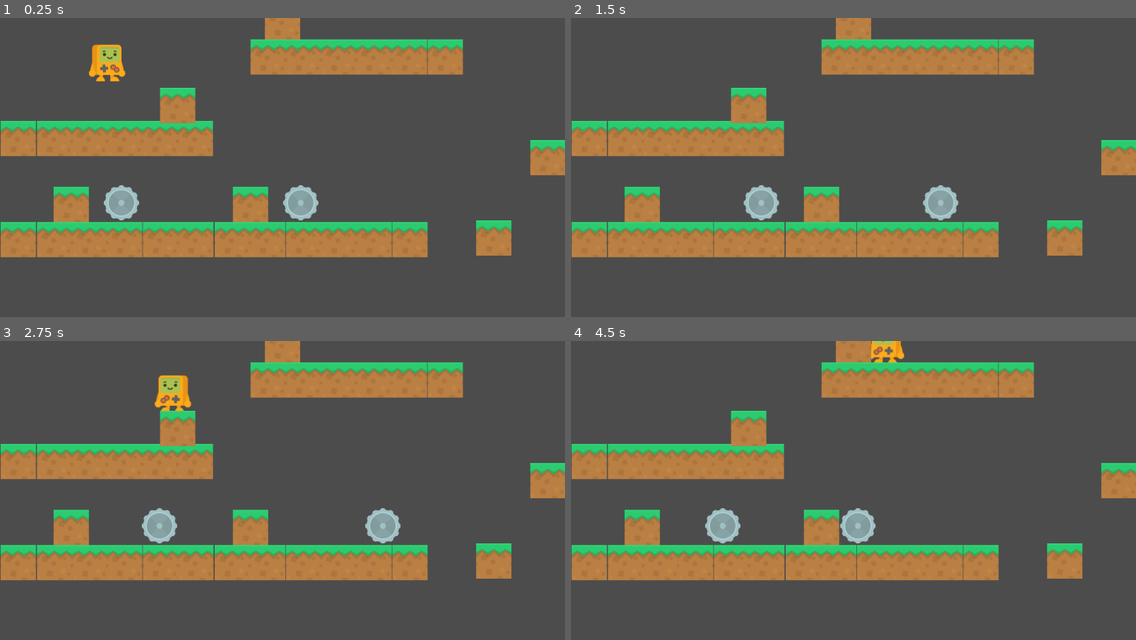
Above: before the commit, frames 1-4 (two rows, left to right).
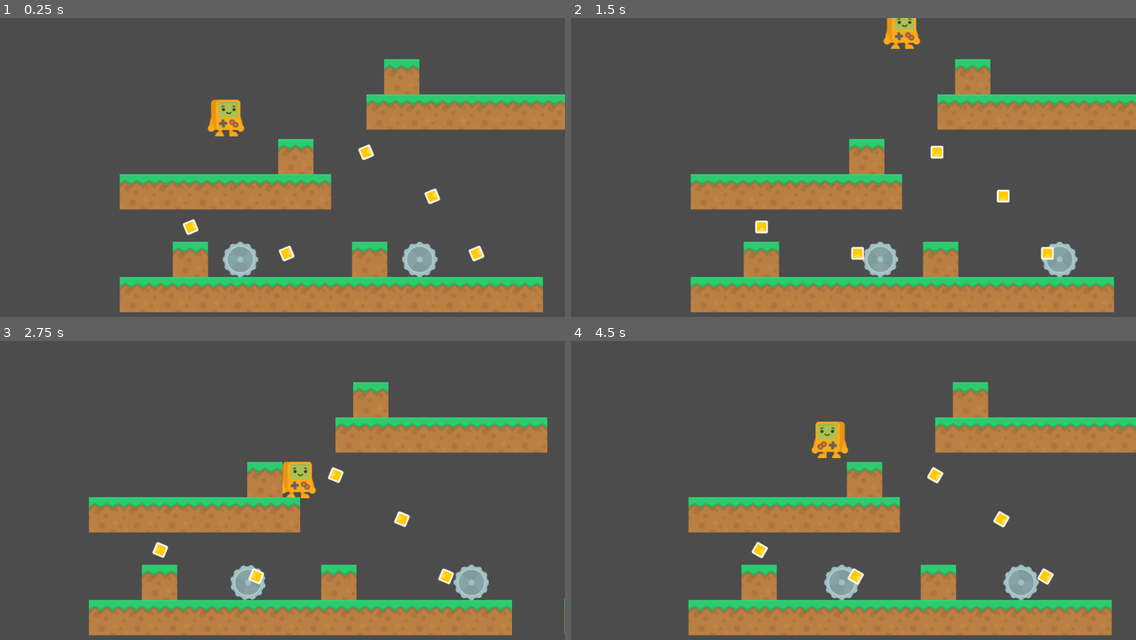
Above: after the commit, the same moments.

Repository: TKNgu/LearnGodot
Game: Godot game, scene res://MainScene.tscn
Two runs of this game, one before a commit and one after it. Both use one fixed random seed, a clock stepped at 60 frames per second and the inputs below.
Inputs:
- Up to frame 1 (0.25 s): no input
- Up to frame 2 (1.5 s): hold Right (move_right) from 0.53 s (still down); tap Up (jump) at 0.77 s
- Up to frame 3 (2.75 s): tap Up (jump) at 1.52 s; release Right (move_right) at 2.03 s; hold Left (move_left) from 2.03 s (still down)
- Up to frame 4 (4.5 s): release Left (move_left) at 2.78 s; hold Right (move_right) 2.78-4.28 s; tap Up (jump) at 3.02, 3.77 s; hold Left (move_left) from 4.28 s (still down)

The runs differ from the first frame. In frame 1, 43% of the frame differs, in the area x 0-100%, y 0-99%; in frame 2, 43%; in frame 3, 44%; in frame 4, 43%.

Commit message:
Finit game.

Diff:
--- /dev/null
+++ b/FirstGodotProject/Camera2D.gd
@@ -0,0 +1,17 @@
+extends Camera2D
+
+
+# Declare member variables here. Examples:
+# var a = 2
+# var b = "text"
+
+onready var player = get_node("/root/MainScene/Player")
+
+# Called when the node enters the scene tree for the first time.
+func _ready():
+	pass # Replace with function body.
+
+
+# Called every frame. 'delta' is the elapsed time since the previous frame.
+func _process(delta):
+	position.x = player.position.x
--- /dev/null
+++ b/FirstGodotProject/Coin.gd
@@ -0,0 +1,31 @@
+extends Area2D
+
+
+# Declare member variables here. Examples:
+# var a = 2
+# var b = "text"
+
+export var value = 1
+var time_out : int = 0
+var count : int = 2
+
+# Called when the node enters the scene tree for the first time.
+func _ready():
+	pass # Replace with function body.
+
+
+# Called every frame. 'delta' is the elapsed time since the previous frame.
+func _process(delta):
+	rotation_degrees += 90 * delta
+	if time_out > 0:
+		time_out -= delta
+	visible = time_out <= 0
+
+
+func _on_Coin_body_entered(body):
+	if body.name == "Player" and visible:
+		body.collect_coin(value)
+		time_out = 100
+		count -= 1
+		if count == 0:
+			queue_free()
--- /dev/null
+++ b/FirstGodotProject/Coin.tscn
@@ -0,0 +1,18 @@
+[gd_scene load_steps=4 format=2]
+
+[ext_resource path="res://Sprites/Coin.png" type="Texture" id=1]
+[ext_resource path="res://Coin.gd" type="Script" id=2]
+
+[sub_resource type="CircleShape2D" id=1]
+radius = 13.0
+
+[node name="Area2D" type="Area2D"]
+script = ExtResource( 2 )
+
+[node name="Coin" type="Sprite" parent="."]
+texture = ExtResource( 1 )
+
+[node name="CollisionShape2D" type="CollisionShape2D" parent="."]
+shape = SubResource( 1 )
+
+[connection signal="body_entered" from="." to="." method="_on_Coin_body_entered"]
--- a/FirstGodotProject/Enermy.gd
+++ b/FirstGodotProject/Enermy.gd
@@ -34,6 +34,10 @@
 
 # Called every frame. 'delta' is the elapsed time since the previous frame.
 func _process(delta):
+	if position.x < targetX:
+		rotation_degrees += 360 * delta
+	else:
+		rotation_degrees -= 360 * delta
 	position.x = move_to(position.x, targetX, speed * delta)
 
 	if position.x == targetX:
--- /dev/null
+++ b/FirstGodotProject/Font/new_dynamicfont.tres
@@ -0,0 +1,7 @@
+[gd_resource type="DynamicFont" load_steps=2 format=2]
+
+[ext_resource path="res://Font/Ubuntu-Regular.ttf" type="DynamicFontData" id=1]
+
+[resource]
+size = 40
+font_data = ExtResource( 1 )
--- a/FirstGodotProject/MainScene.tscn
+++ b/FirstGodotProject/MainScene.tscn
@@ -1,8 +1,11 @@
-[gd_scene load_steps=4 format=2]
+[gd_scene load_steps=7 format=2]
 
 [ext_resource path="res://Tile.tscn" type="PackedScene" id=1]
 [ext_resource path="res://Player.tscn" type="PackedScene" id=2]
 [ext_resource path="res://Enermy.tscn" type="PackedScene" id=3]
+[ext_resource path="res://Coin.tscn" type="PackedScene" id=4]
+[ext_resource path="res://Camera2D.gd" type="Script" id=5]
+[ext_resource path="res://UI.tscn" type="PackedScene" id=6]
 
 [node name="MainScene" type="Node2D"]
 
@@ -10,25 +13,25 @@
 position = Vector2( 194, 40 )
 
 [node name="Tile" parent="." instance=ExtResource( 1 )]
-position = Vector2( 33, 219 )
+position = Vector2( 33, 216 )
 
 [node name="Tile2" parent="." instance=ExtResource( 1 )]
-position = Vector2( 99, 219 )
+position = Vector2( 96, 216 )
 
 [node name="Tile3" parent="." instance=ExtResource( 1 )]
-position = Vector2( 162, 219 )
+position = Vector2( 160, 216 )
 
 [node name="Tile4" parent="." instance=ExtResource( 1 )]
-position = Vector2( 354, 219 )
+position = Vector2( 352, 216 )
 
 [node name="Tile5" parent="." instance=ExtResource( 1 )]
-position = Vector2( 226, 219 )
+position = Vector2( 224, 216 )
 
 [node name="Tile6" parent="." instance=ExtResource( 1 )]
-position = Vector2( 290, 219 )
+position = Vector2( 288, 216 )
 
 [node name="Tile25" parent="." instance=ExtResource( 1 )]
-position = Vector2( 322, 159.145 )
+position = Vector2( 320, 152 )
 
 [node name="Tile26" parent="." instance=ExtResource( 1 )]
 position = Vector2( 454, 339 )
@@ -49,60 +52,93 @@
 position = Vector2( 33, 403 )
 
 [node name="Tile8" parent="." instance=ExtResource( 1 )]
-position = Vector2( 99, 403 )
+position = Vector2( 97, 403 )
 
 [node name="Tile9" parent="." instance=ExtResource( 1 )]
-position = Vector2( 163, 403 )
+position = Vector2( 161, 403 )
 
 [node name="Tile10" parent="." instance=ExtResource( 1 )]
-position = Vector2( 226, 403 )
+position = Vector2( 224, 403 )
 
 [node name="Tile11" parent="." instance=ExtResource( 1 )]
-position = Vector2( 291, 403 )
+position = Vector2( 288, 403 )
 
 [node name="Tile12" parent="." instance=ExtResource( 1 )]
-position = Vector2( 355, 403 )
+position = Vector2( 352, 403 )
 
 [node name="Tile13" parent="." instance=ExtResource( 1 )]
-position = Vector2( 421, 403 )
+position = Vector2( 416, 403 )
 
 [node name="Tile14" parent="." instance=ExtResource( 1 )]
-position = Vector2( 485, 403 )
+position = Vector2( 480, 403 )
 
 [node name="Tile15" parent="." instance=ExtResource( 1 )]
-position = Vector2( 550, 403 )
+position = Vector2( 544, 403 )
 
 [node name="Tile16" parent="." instance=ExtResource( 1 )]
-position = Vector2( 614, 403 )
+position = Vector2( 608, 403 )
 
 [node name="Tile17" parent="." instance=ExtResource( 1 )]
-position = Vector2( 678, 403 )
+position = Vector2( 672, 403 )
 
 [node name="Tile18" parent="." instance=ExtResource( 1 )]
-position = Vector2( 743, 403 )
+position = Vector2( 736, 403 )
 
 [node name="Tile19" parent="." instance=ExtResource( 1 )]
-position = Vector2( 486, 71 )
+position = Vector2( 480, 71 )
 
 [node name="Tile20" parent="." instance=ExtResource( 1 )]
-position = Vector2( 550, 71 )
+position = Vector2( 544, 71 )
 
 [node name="Tile21" parent="." instance=ExtResource( 1 )]
-position = Vector2( 614, 71 )
+position = Vector2( 608, 71 )
 
 [node name="Tile22" parent="." instance=ExtResource( 1 )]
-position = Vector2( 678, 71 )
+position = Vector2( 672, 71 )
 
 [node name="Tile23" parent="." instance=ExtResource( 1 )]
-position = Vector2( 742, 71 )
+position = Vector2( 736, 71 )
 
 [node name="Tile24" parent="." instance=ExtResource( 1 )]
-position = Vector2( 807, 71 )
+position = Vector2( 800, 71 )
 
 [node name="Area2D" parent="." instance=ExtResource( 3 )]
-position = Vector2( 195, 336 )
+position = Vector2( 195, 339 )
 moveDist = 184
 
 [node name="Area2D2" parent="." instance=ExtResource( 3 )]
-position = Vector2( 520, 336 )
+position = Vector2( 520, 339 )
 moveDist = 224
+
+[node name="Area2D3" parent="." instance=ExtResource( 4 )]
+position = Vector2( 448, 144 )
+
+[node name="Area2D4" parent="." instance=ExtResource( 4 )]
+position = Vector2( 568, 224 )
+
+[node name="Area2D5" parent="." instance=ExtResource( 4 )]
+position = Vector2( 648, 328 )
+
+[node name="Area2D6" parent="." instance=ExtResource( 4 )]
+position = Vector2( 895, 320 )
+
+[node name="Area2D7" parent="." instance=ExtResource( 4 )]
+position = Vector2( 992, 144 )
+
+[node name="Area2D8" parent="." instance=ExtResource( 4 )]
+position = Vector2( 304, 328 )
+
+[node name="Area2D9" parent="." instance=ExtResource( 4 )]
+position = Vector2( 130, 280 )
+
+[node name="Camera2D" type="Camera2D" parent="."]
+position = Vector2( 512, 200 )
+current = true
+drag_margin_h_enabled = true
+drag_margin_v_enabled = true
+script = ExtResource( 5 )
+
+[node name="CanvasLayer" type="CanvasLayer" parent="."]
+
+[node name="UI" parent="CanvasLayer" instance=ExtResource( 6 )]
+visible = false
--- a/FirstGodotProject/Player.gd
+++ b/FirstGodotProject/Player.gd
@@ -17,13 +17,20 @@
 var grounded : bool = false
 
 onready var sprite = $Sprite
+onready var ui = get_node("/root/MainScene/CanvasLayer/UI")
+onready var audio = $Coin
 
 # Called when the node enters the scene tree for the first time.
 func _ready():
-	pass # Replace with function body.
+	pass
 
 func die():
 	get_tree().reload_current_scene()
+
+func collect_coin(value):
+	score += value
+	audio.play()
+	ui.set_score_text(score)
 
 # Called every frame. 'delta' is the elapsed time since the previous frame.
 func _process(delta):
--- a/FirstGodotProject/Player.tscn
+++ b/FirstGodotProject/Player.tscn
@@ -1,7 +1,8 @@
-[gd_scene load_steps=4 format=2]
+[gd_scene load_steps=5 format=2]
 
 [ext_resource path="res://Sprites/Player_Idle.png" type="Texture" id=1]
 [ext_resource path="res://Player.gd" type="Script" id=2]
+[ext_resource path="res://Audio/CoinCollect.tres" type="AudioStream" id=3]
 
 [sub_resource type="CapsuleShape2D" id=1]
 radius = 26.6459
@@ -16,3 +17,6 @@
 [node name="CollisionShape2D" type="CollisionShape2D" parent="."]
 position = Vector2( 0, 14.311 )
 shape = SubResource( 1 )
+
+[node name="Coin" type="AudioStreamPlayer2D" parent="."]
+stream = ExtResource( 3 )
--- /dev/null
+++ b/FirstGodotProject/UI.gd
@@ -0,0 +1,19 @@
+extends Control
+
+onready var scoreText = get_node("ScoreText")
+
+# Declare member variables here. Examples:
+# var a = 2
+# var b = "text"
+
+
+# Called when the node enters the scene tree for the first time.
+func _ready():
+	scoreText.text = "0"
+
+func set_score_text(score):
+	scoreText.text = str(score)
+
+# Called every frame. 'delta' is the elapsed time since the previous frame.
+#func _process(delta):
+#	pass
--- /dev/null
+++ b/FirstGodotProject/UI.tscn
@@ -0,0 +1,35 @@
+[gd_scene load_steps=4 format=2]
+
+[ext_resource path="res://Sprites/Coin.png" type="Texture" id=1]
+[ext_resource path="res://Font/new_dynamicfont.tres" type="DynamicFont" id=2]
+[ext_resource path="res://UI.gd" type="Script" id=3]
+
+[node name="Control" type="Control"]
+anchor_right = 1.0
+anchor_bottom = 1.0
+script = ExtResource( 3 )
+__meta__ = {
+"_edit_use_anchors_": false
+}
+
+[node name="Coin" type="TextureRect" parent="."]
+margin_left = 20.0
+margin_top = 20.0
+margin_right = 60.0
+margin_bottom = 60.0
+texture = ExtResource( 1 )
+__meta__ = {
+"_edit_use_anchors_": false
+}
+
+[node name="ScoreText" type="Label" parent="."]
+margin_left = 90.0
+margin_top = 20.0
+margin_right = 190.0
+margin_bottom = 84.0
+custom_fonts/font = ExtResource( 2 )
+text = "50"
+valign = 1
+__meta__ = {
+"_edit_use_anchors_": false
+}
Not shown, changed: .DS_Store
Not shown, added: FirstGodotProject/.DS_Store
Not shown, added: FirstGodotProject/Font/.DS_Store
